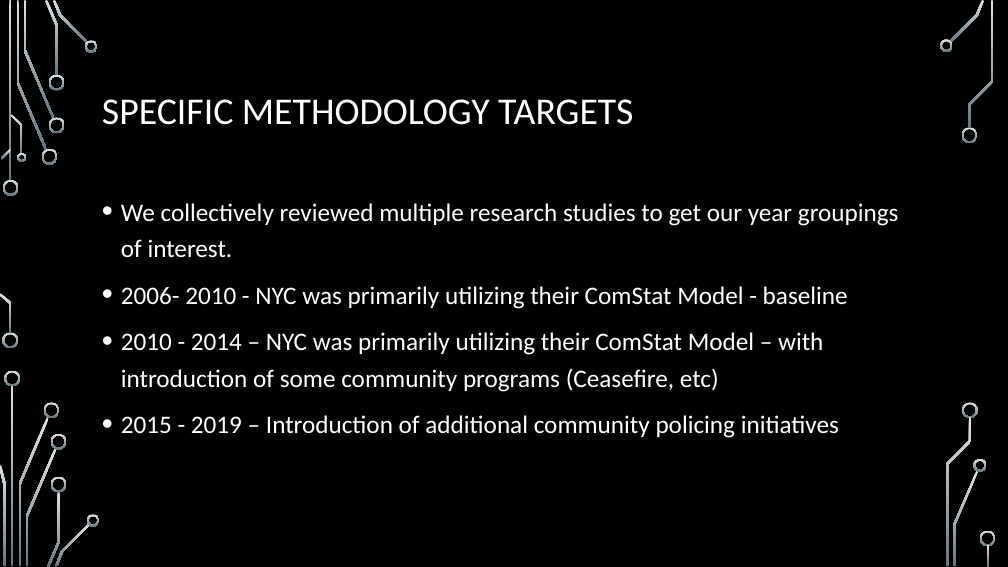
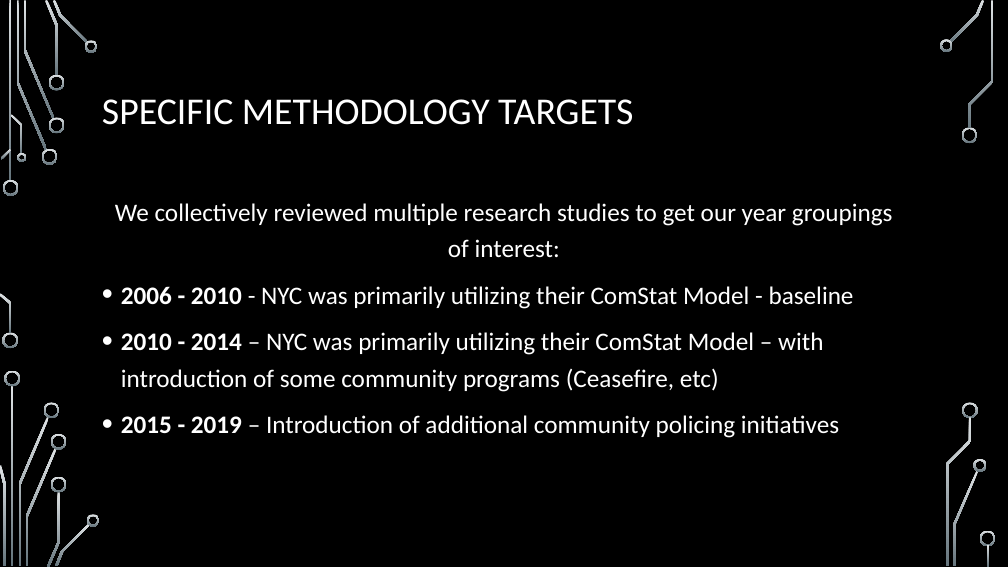
Before and after one commit to taftap8/CrimeProject, a slide deck: slide 5 of NYC Crime 2006-Today.pptx. Drawn at 1008x567 pixels with LibreOffice and Linux fonts; fonts in the diff are those of the drawing; background and template pictures are left out. Boxes give left, top, right and bottom in pixels: in the first picture for what was removed or moved away, otherwise in the second. Text is boxed around its words. In the diff, an @@ line names an element or a change of style, - is before the commit and + after.

```diff
--- a/NYC Crime 2006-Today.pptx
+++ b/NYC Crime 2006-Today.pptx
@@ text at <box>115,203,893,309</box>: text changed @@
-• We collectively reviewed multiple research studies to get our year groupings of interest.
-• 2006- 2010 - NYC was primarily utilizing their ComStat Model - baseline
+We collectively reviewed multiple research studies to get our year groupings of interest:
+• 2006 - 2010 - NYC was primarily utilizing their ComStat Model - baseline
@@ text at <box>121,332,839,438</box>: bold on in "2010 - 2014", "2015 - 2019" @@
```
Also in this commit, not shown: 8 other slides changed, 2 slides added.
